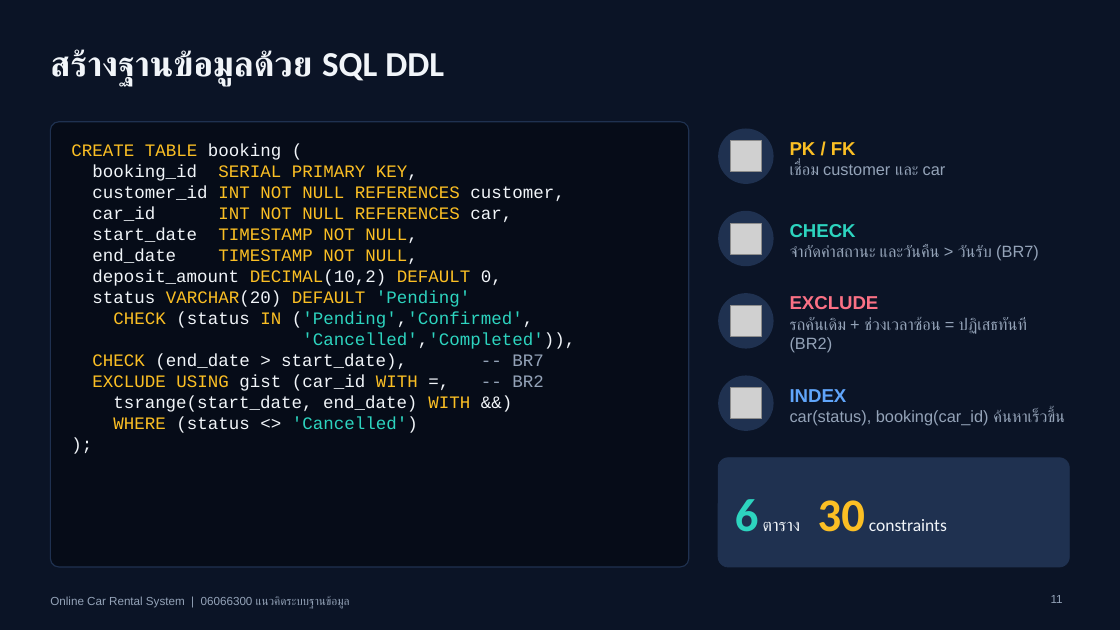
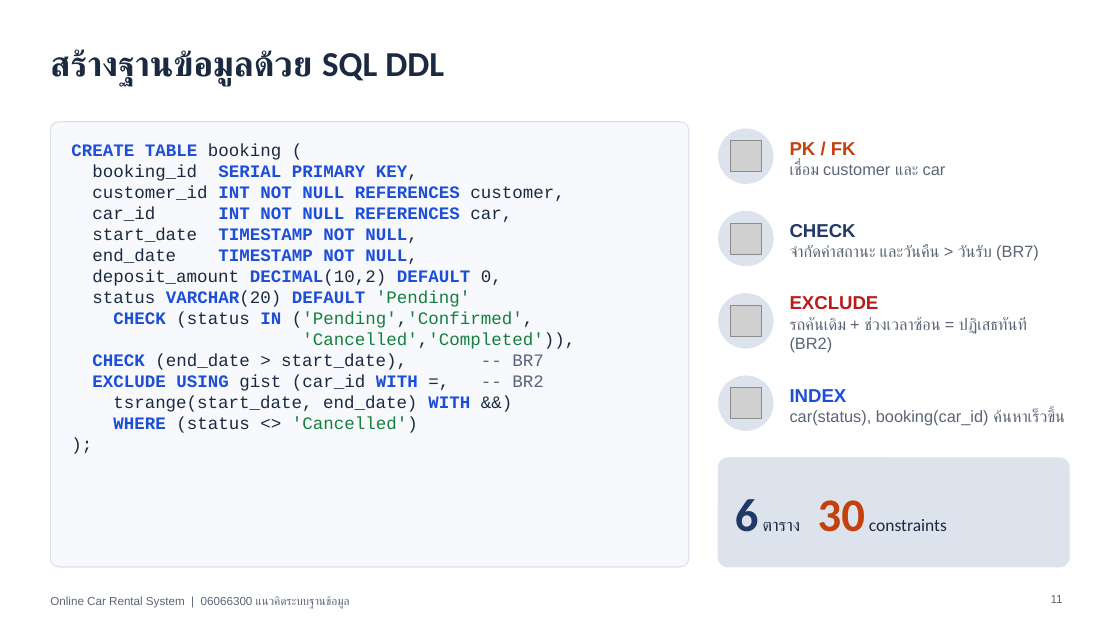
Before and after one commit to 68070299-lang/data, a slide deck: slide 11 of presentation/Online_Car_Rental_System.pptx. Drawn at 1120x630 pixels with LibreOffice and Linux fonts; fonts in the diff are those of the drawing; grey boxes stand for pictures. Boxes give left, top, right and bottom in pixels: in the first picture for what was removed or moved away, otherwise in the second. Text is boxed around its words. In the diff, an @@ line names an element or a change of style, - is before the commit and + after.

```diff
--- a/presentation/Online_Car_Rental_System.pptx
+++ b/presentation/Online_Car_Rental_System.pptx
@@ background #0B1426 to #FFFFFF @@
@@ title "สร้างฐานข้อมูลด้วย SQL DDL" at bbox=[50, 49, 444, 86]: text colour #F1F5F9 to #1B2A41 @@
@@ rounded rectangle at bbox=[50, 122, 689, 567]: fill #060C18 to #F7F9FC; outline #1F3150 1 pt to #DCE3EC 1 pt @@
@@ text "CREATE TABLE booking (" at bbox=[71, 144, 575, 433]: text colour #FBBF24 to #1D4ED8, bold on in "CREATE TABLE", "SERIAL PRIMARY KEY,", "INT NOT NULL REFERENCES", "INT NOT NULL REFERENCES" and 9 more places; text colour #F1F5F9 to #1B2A41 in "booking (", "booking_id KEY,", "customer_id customer,", "car_id car," and 11 more places; text colour #2DD4BF to #15803D in "'Pending'", "('Pending','Confirmed',", "'Cancelled','Completed')),", "'Cancelled')"; text colour #94A3B8 to #5B6577 in "-- BR7", "-- BR2" @@
@@ text "PK / FK" at bbox=[790, 142, 946, 175]: text colour #FBBF24 to #C2410C in "PK / FK"; text colour #94A3B8 to #5B6577 in "เชื่อม customer และ car" @@
@@ text "CHECK" at bbox=[790, 224, 1039, 261]: text colour #2DD4BF to #1F3A68 in "CHECK"; text colour #94A3B8 to #5B6577 in "จำกัดค่าสถานะ และวันคืน > วันรับ (BR7)" @@
@@ text "EXCLUDE" at bbox=[790, 296, 1027, 353]: text colour #FB7185 to #B91C1C in "EXCLUDE"; text colour #94A3B8 to #5B6577 in "รถคันเดิม + ช่วงเวลาซ้อน = ปฏิเสธทันที (BR2)" @@
@@ fill #1F3150 to #DCE3EC in 4 elements at bbox=[718, 129, 774, 184], bbox=[718, 211, 774, 266], bbox=[718, 293, 774, 349], bbox=[718, 376, 774, 431] @@
@@ text "INDEX" at bbox=[790, 389, 1065, 425]: text colour #60A5FA to #1D4ED8 in "INDEX"; text colour #94A3B8 to #5B6577 in "car(status), booking(car_id) ค้นหาเร็วขึ้น" @@
@@ rounded rectangle at bbox=[718, 458, 1070, 567]: fill #1F3150 to #DCE3EC; outline #1F3150 0.75 pt to #DCE3EC 0.75 pt @@
@@ text "6 ตาราง 30 constraints" at bbox=[735, 499, 947, 532]: text colour #2DD4BF to #1F3A68 in "6"; text colour #F1F5F9 to #1B2A41 in "ตาราง constraints"; text colour #FBBF24 to #C2410C in "30" @@
@@ text "Online Car Rental System | ..." at bbox=[50, 596, 350, 609]: text colour #94A3B8 to #5B6577 @@
@@ page number at bbox=[1051, 595, 1063, 603]: text colour #94A3B8 to #5B6577 @@
```
Also in this commit, not shown: 17 other slides changed, 2 other files.
